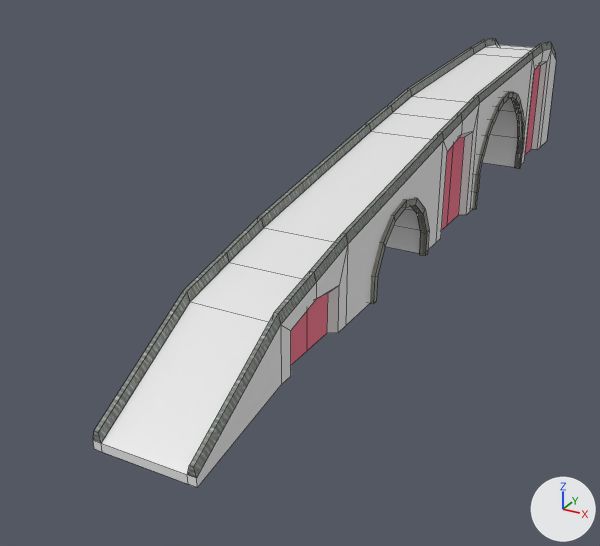
The FBX model gmtk-gam-26/Assets/Art/Models/BridgeB.fbx, before and after one commit.
Both versions are drawn from a camera (50 mm lens) standing at (71.7, -180.7, 74.4) and looking at (-16.0, -21.1, -5.4). The axes (+X, +Y, +Z) are drawn at lower right. The lights are the same throughout. The older version comes first. Mesh edges are drawn as thin lines. Where no turn or scale is listed for an object, it has been applied to the vertices.

Before the edit, the objects in view are built like this:
```python
me_cube_029 = bpy.data.meshes.new('Cube.029')
me_cube_029.from_pydata(...)  # 418 vertices, 356 faces; spans x -11.0..11.0, y -100.0..110.0, z -4.0..35.0
# faces by material slot: [88, 12, 256]
me_cube_029.materials.append(mat_mainconc)  # white #e7e7e7
me_cube_029.materials.append(mat_extraconc)  # red #e75776
me_cube_029.materials.append(mat_metaltrim)  # picture img_gmtk2026_metaltrim_png
ob_cube_016 = bpy.data.objects.new('Cube.016', me_cube_029)
ob_cube_016.location = (0.0, 0.0, 0.0)
```
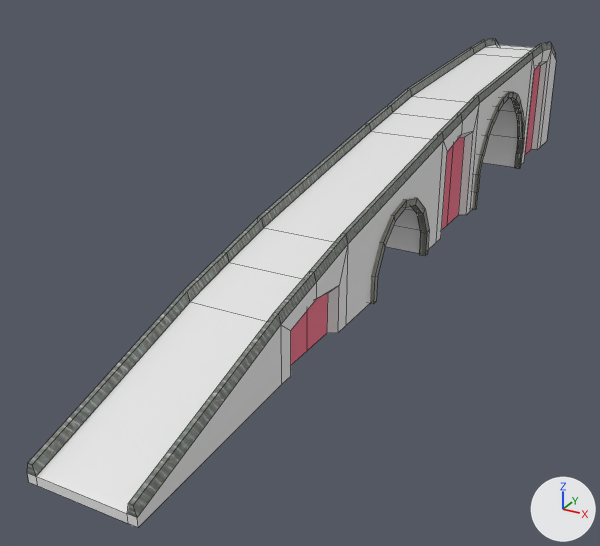
Commit message: made bridge to cliff more smooth

Edits to the bpy script that builds the scene:
```text
Change me_cube_029:
    used by ob_cube_016; location = (0.0, 0.0, 0.0)
    remove me_cube_029.from_pydata(...)  # 418 vertices, 356 faces; spans x -11.0..11.0, y -100.0..110.0, z -4.0..35.0
    add me_cube_029.from_pydata(...)  # 418 vertices, 356 faces; spans x -11.0..11.0, y -113.0..110.0, z -2.0..35.0
    me_cube_029 part 1: all 12 vertices in x -10.0..10.0, y -100.0, z -4.0..-1.0 are moved by (0.0, -13.0, 3.0)
```

Changed parts and their boxes [x1, y1, x2, y2] in the pictures (600 x 546 px; the box of a moved part takes in the faces that stretch with it):
'Cube.016', reshaped (14% wider, 9% taller)
    before: [93, 38, 556, 488]
    after: [27, 38, 556, 527]
part 1 of me_cube_029, moved or reshaped
    before: [93, 290, 281, 488]
    after: [27, 290, 281, 527]
